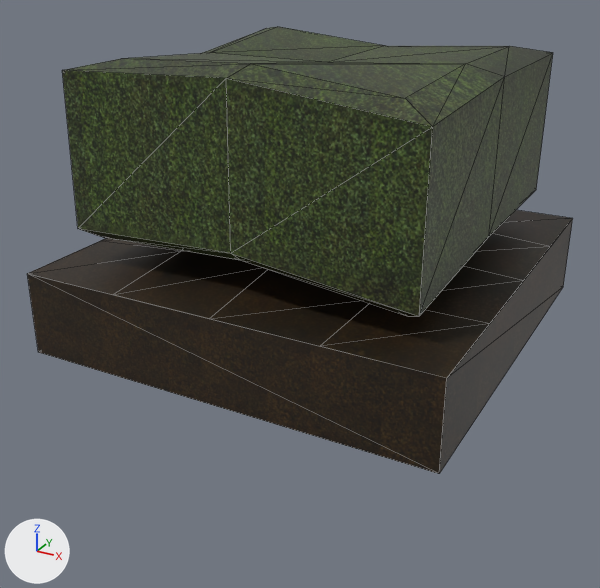
A saved change to the glTF model objects/models/Hedge.glb.
The view is the same before and after, from a 50 mm camera at (1.78, -3.47, 1.64) aimed at (-0.04, -0.17, -0.01). Lighting does not change. The marker at lower left points along +X, +Y and +Z. Mesh edges are drawn as thin lines. Vertices at the same position are counted once.

Script lines for the objects in view, before the commit:
```python
me_cube = bpy.data.meshes.new('Cube')
me_cube.from_pydata(...)  # 69 vertices, 134 faces; spans x -1.0..1.0, y -1.0..1.0, z -0.19..1.16
me_cube.materials.append(mat_material)  # picture img_hedgetexture
# before: 0 (1.0, 1.0, -0.19) at pixel (563, 286), 1 (1.0, -1.0, -0.19) at pixel (439, 473), 2 (-1.0, -1.0, -0.19) at pixel (38, 352), 3 (-1.0, 1.0, -0.19)
ob_cube = bpy.data.objects.new('Cube', me_cube)
ob_cube.location = (0.0, 0.0, 0.0)
```
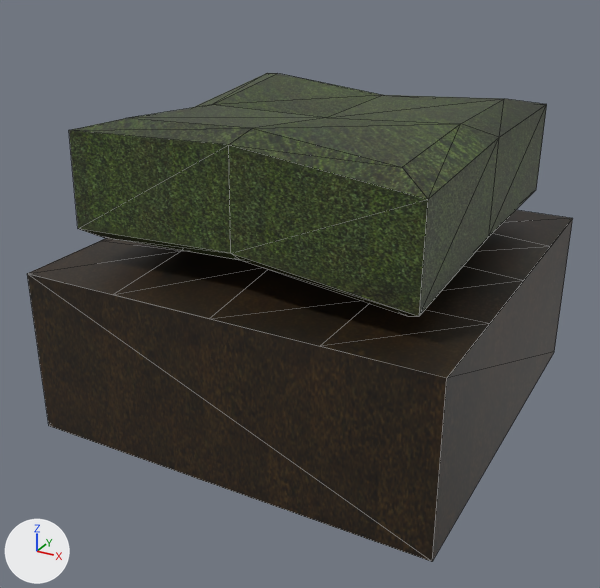
Boxes [x1, y1, x2, y2] around the edits, measured in the pictures (600 x 588 px; the box of a moved part takes in the faces that stretch with it):
'Cube', reshaped (9% taller)
    before: [27, 27, 573, 474]
    after: [27, 73, 573, 562]
part 1 of me_cube, moved or reshaped
    before: [62, 27, 553, 316]
    after: [69, 73, 547, 316]
part 2 of me_cube, moved or reshaped
    before: [27, 219, 573, 474]
    after: [27, 219, 573, 562]

Edits to the bpy script that builds the scene:
```text
Change me_cube:
    where me_cube.from_pydata(...)  # 69 vertices, 134 faces; spans x -1.0..1.0, y -1.0..1.0, z -0.19..1.16
    used by ob_cube; location = (0.0, 0.0, 0.0)
    me_cube part 1: all 17 vertices in x -0.82..0.82, y -0.82..0.85, z 1.03..1.16 are moved by (0.0, 0.0, -0.25)
    me_cube part 2
    add for i in [*range(0, 4)]: me_cube.vertices[i].co += Vector((0.0, 0.0, -0.41))
```
